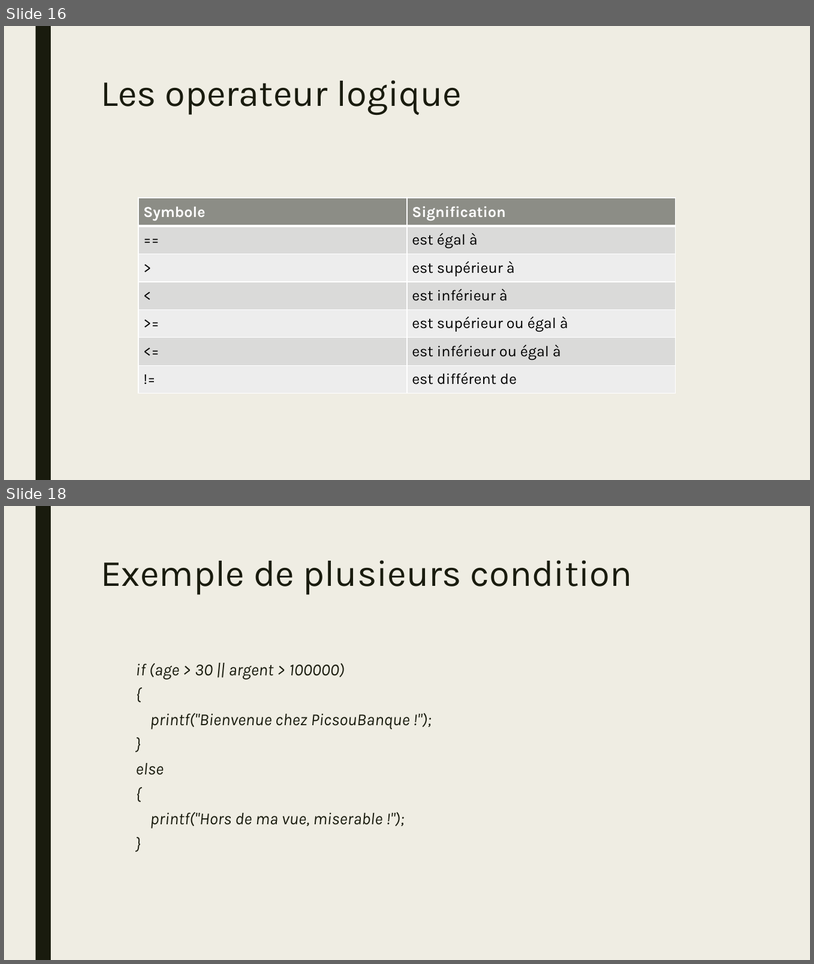
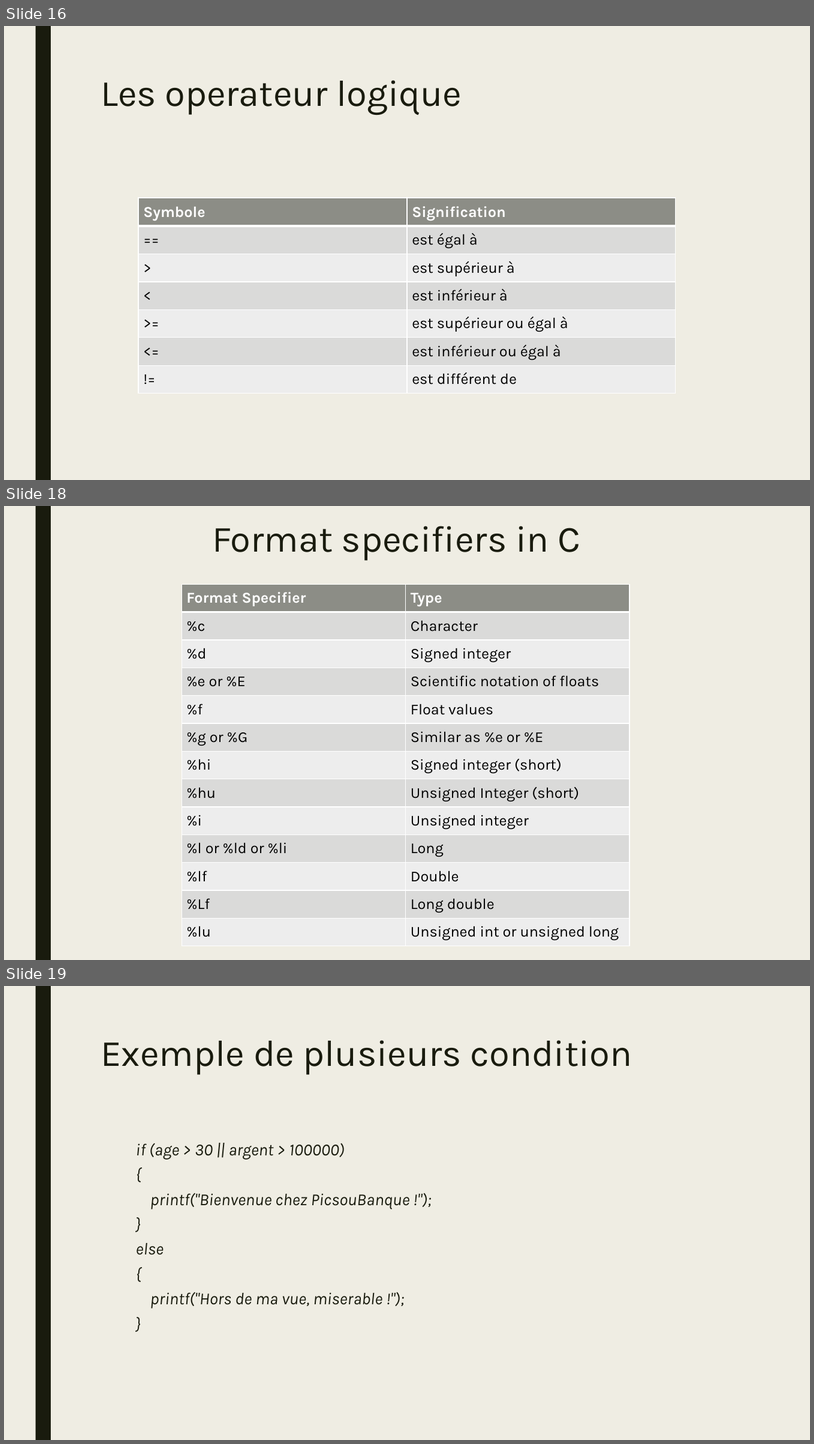
Before and after one commit to hollyufo/resume_de_sass, a slide deck: Résume de sass.pptx. Shown one above the other, each under a label of ours: slides 16 and 18 before the commit, slides 16, 18 and 19 after it; the slides between them are not shown. The pictures are 814x964 and 814x1444 pixels, drawn with LibreOffice and Linux fonts; fonts in the diff are those of the drawing. Boxes give left, top, right and bottom in pixels: in the first picture for what was removed or moved away, otherwise in the second. Text is boxed around its words. In the diff, an @@ line names an element or a change of style, - is before the commit and + after.

```diff
--- a/Résume de sass.pptx
+++ b/Résume de sass.pptx
@@ slide 18 added at box(4, 506, 810, 960), background #EFEDE3; not listed: 1 template element that a slide beside it also shows @@
@@ title added at box(212, 526, 581, 561), 44 pt, text #191B0E @@
+Format specifiers in C
@@ table added at box(182, 584, 631, 951), 13 rows, 2 columns @@
+Format Specifier | Type
+%c | Character
+%d | Signed integer
+%e or %E | Scientific notation of floats
+%f | Float values
+%g or %G | Similar as %e or %E
+%hi | Signed integer (short)
+%hu | Unsigned Integer (short)
+%i | Unsigned integer
+%l or %ld or %li | Long
+%lf | Double
+%Lf | Long double
+%lu | Unsigned int or unsigned long
@@ what was slide 18 is now slide 19 @@
```
Also in this commit, not shown: 2 slides changed, 3 other files.
